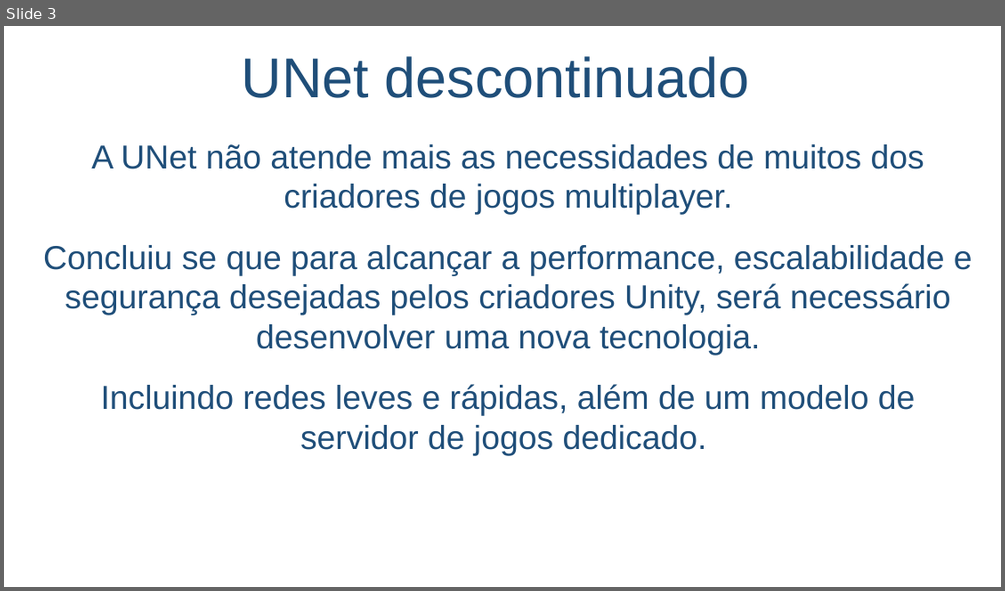
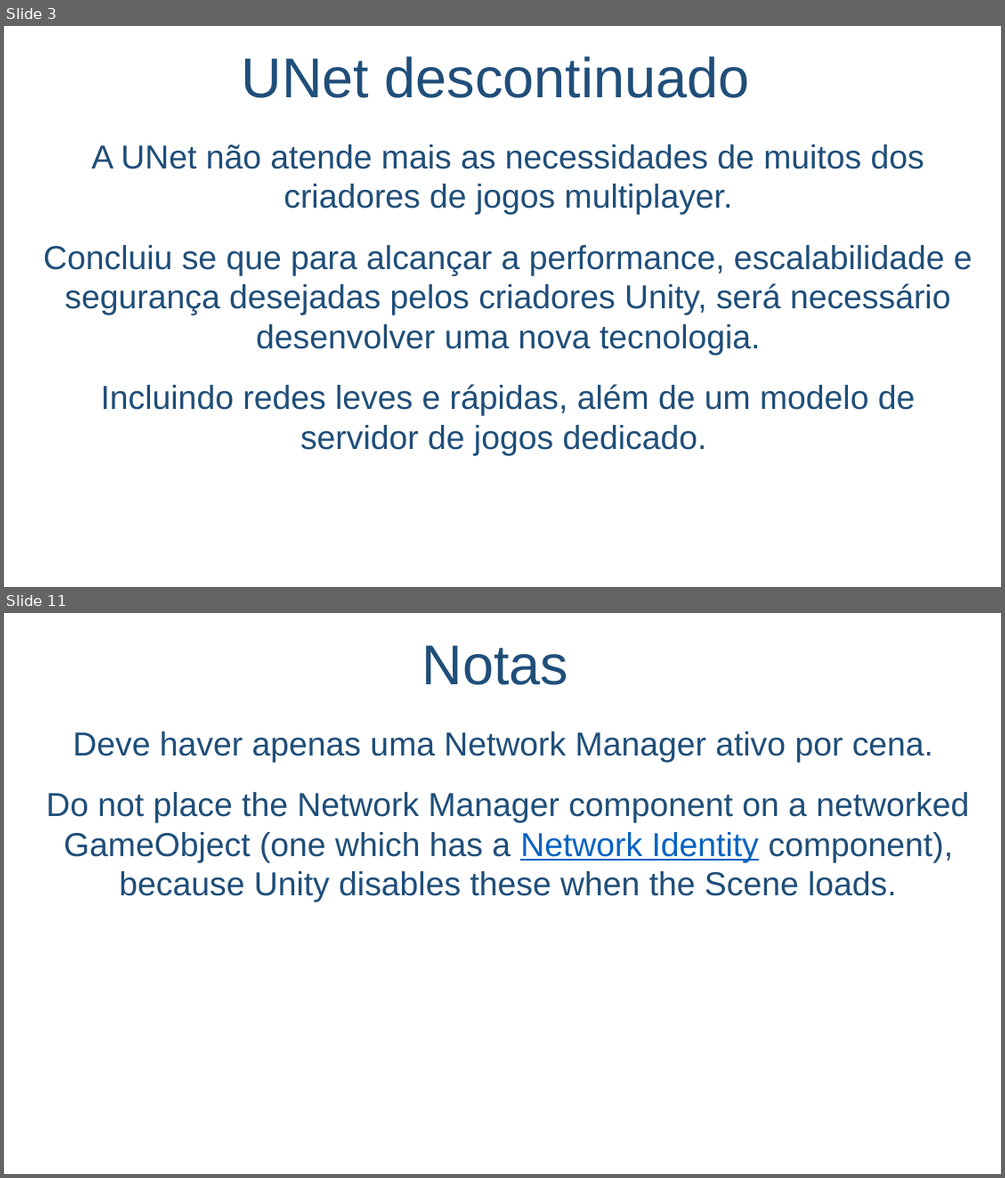
Before and after one commit to salmo-jr/public-slides, a slide deck: unity-multiplayer.pptx. Shown one above the other, each under a label of ours: slide 3 before the commit, slides 3 and 11 after it; the slides between them are not shown. The pictures are 1005x591 and 1005x1178 pixels, drawn with LibreOffice and Linux fonts; fonts in the diff are those of the drawing; background and template pictures are left out. Boxes give left, top, right and bottom in pixels: in the first picture for what was removed or moved away, otherwise in the second. Text is boxed around its words. In the diff, an @@ line names an element or a change of style, - is before the commit and + after.

Commit message:
add new slides about: Network Manager; Network Manager HUD; and Network Identity

```diff
--- a/unity-multiplayer.pptx
+++ b/unity-multiplayer.pptx
@@ slide 11 added at [4,613,1001,1174], background picture (left out) @@
@@ title added at [422,645,568,685], 54 pt, text #1F4E79 @@
+Notas
@@ text added at [46,731,969,902], 32 pt, text #1F4E79 @@
+Deve haver apenas uma Network Manager ativo por cena.
+Do not place the Network Manager component on a networked GameObject (one which has a Network Identity component), because Unity disables these when the Scene loads.
```
Also in this commit, not shown: 1 slide changed, 7 other slides added.
